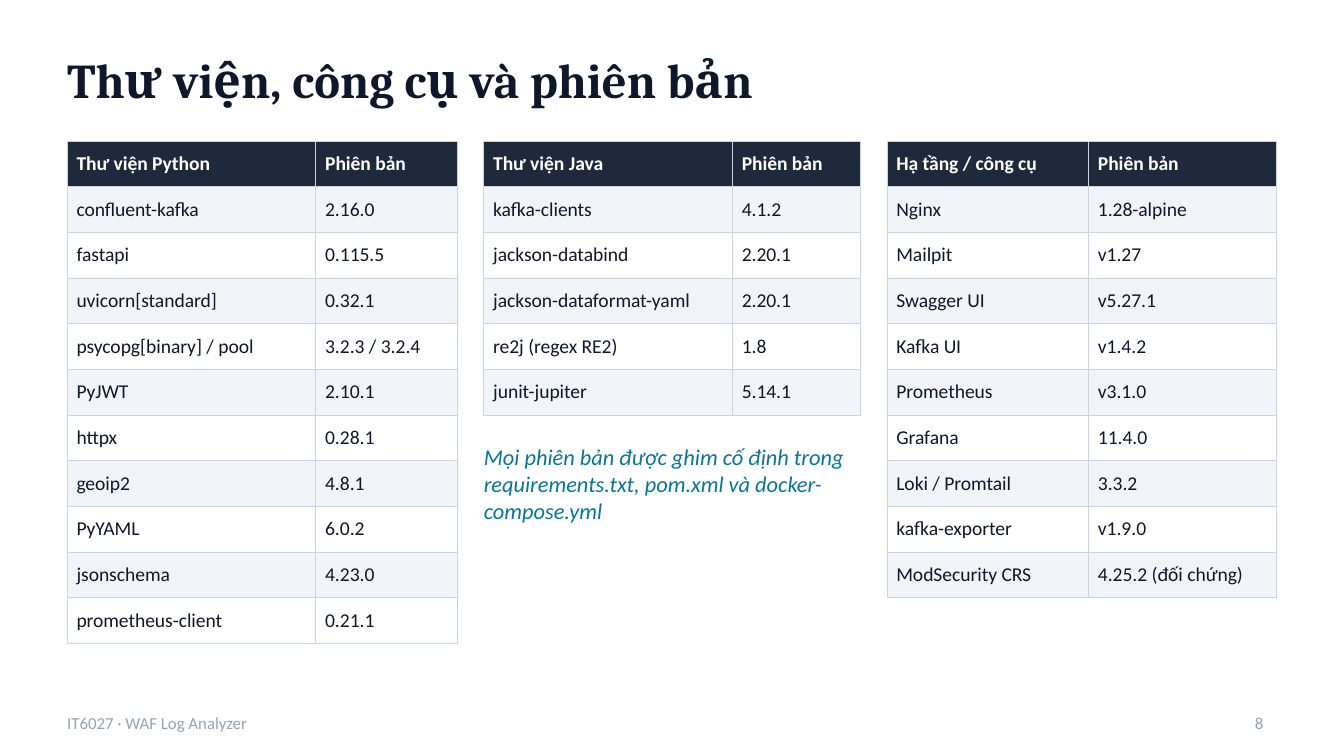
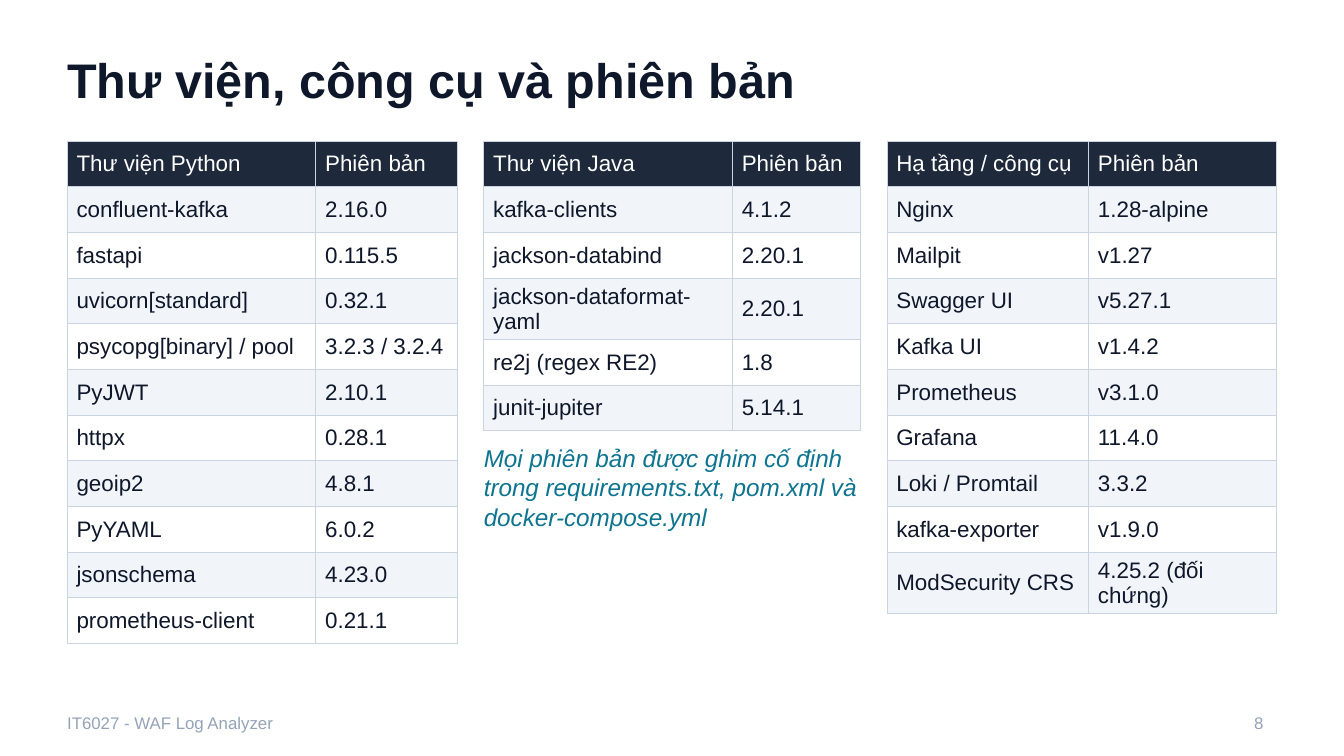
Before and after one commit to tranbadat/IT6027, a slide deck: slide 8 of docs/report/Slide_WAF_Log_Analyzer.pptx. Drawn at 1344x756 pixels with LibreOffice and Linux fonts; fonts in the diff are those of the drawing. Boxes give left, top, right and bottom in pixels: in the first picture for what was removed or moved away, otherwise in the second. Text is boxed around its words. In the diff, an @@ line names an element or a change of style, - is before the commit and + after.

```diff
--- a/docs/report/Slide_WAF_Log_Analyzer.pptx
+++ b/docs/report/Slide_WAF_Log_Analyzer.pptx
@@ title "Thư viện, công cụ và ..." at [67,61,795,108]: font Cambria to Arial @@
@@ table at [67,141,457,637] @@
@@ size 10.5 to 12 pt, font Calibri to Arial @@
@@ bold off in "Thư viện Python", "Phiên bản" @@
@@ table at [484,141,860,424] @@
@@ size 10.5 to 12 pt, font Calibri to Arial @@
@@ bold off in "Thư viện Java", "Phiên bản" @@
@@ table at [887,141,1277,612] @@
@@ size 10.5 to 12 pt, font Calibri to Arial @@
@@ bold off in "Hạ tầng / công cụ", "Phiên bản" @@
@@ text "Mọi phiên bản được ghim ..." at [484,448,857,531]: size 12 to 13 pt, font Calibri to Arial @@
@@ text at [67,717,272,733]: text changed; font Calibri to Arial @@
-IT6027 · WAF Log Analyzer
+IT6027 - WAF Log Analyzer
```
Also in this commit, not shown: 20 other slides changed, 3 slides added, 4 other files.
